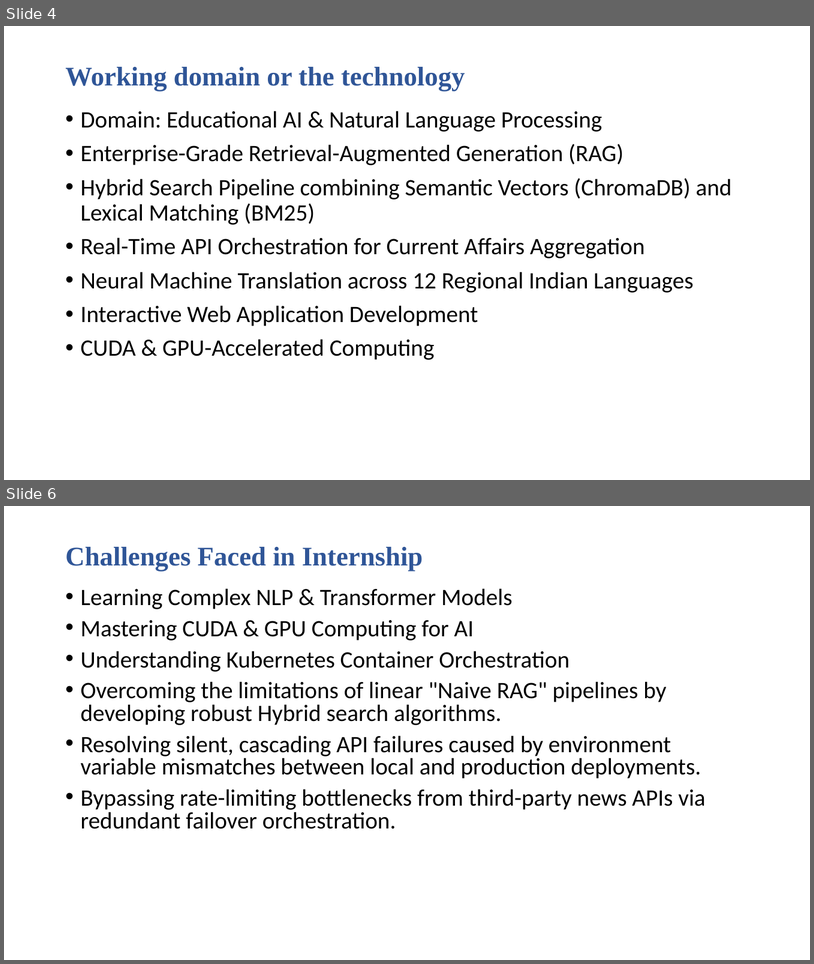
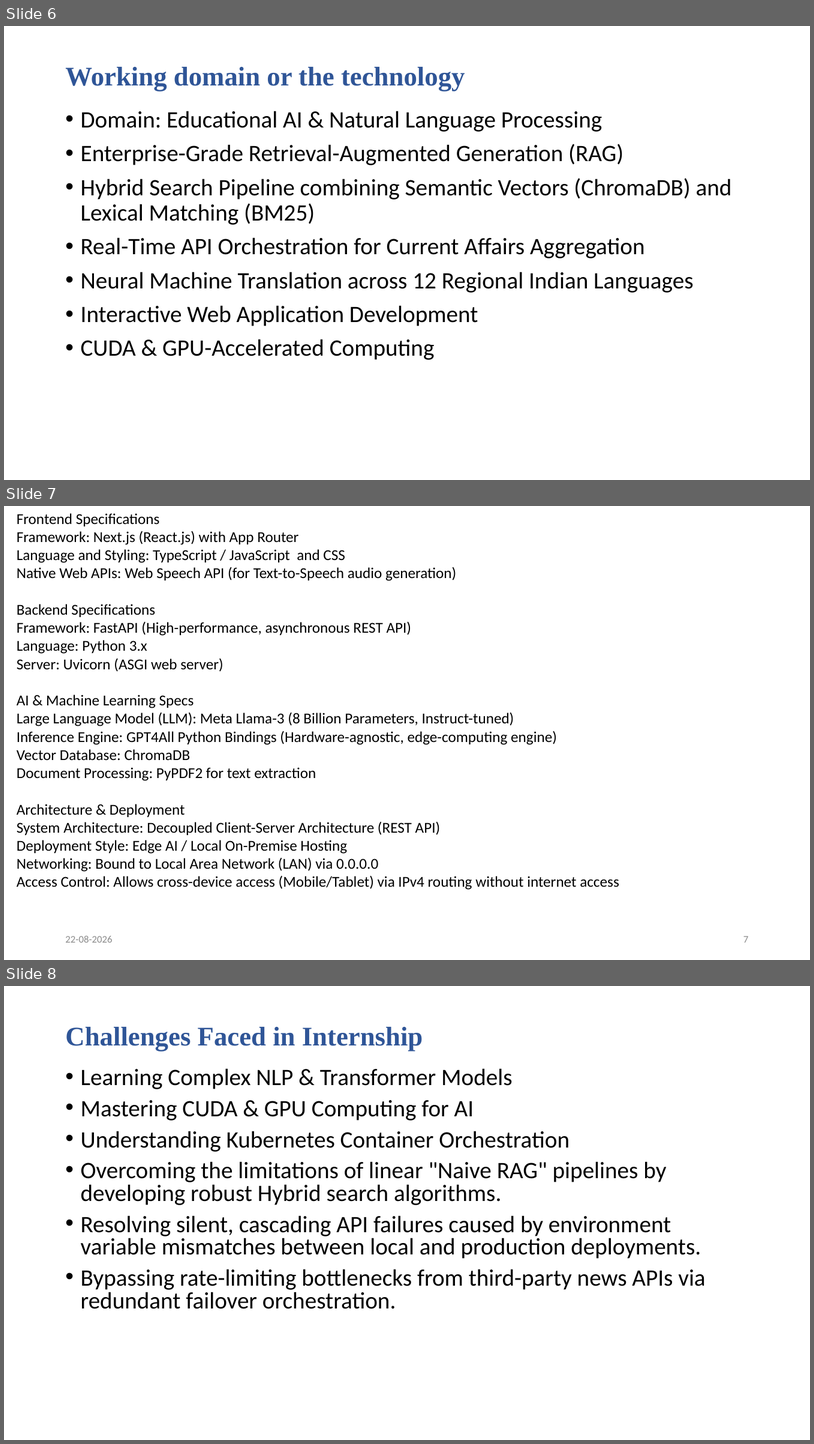
Before and after one commit to ROHAN-BLAZEY/bharat-study-chatbot, a slide deck: Internship Capstone Project/CSS7000-Internship Presentation.pptx. Shown one above the other, each under a label of ours: slides 4 and 6 before the commit, slides 6, 7 and 8 after it; the slides between them are not shown. The pictures are 814x964 and 814x1444 pixels, drawn with LibreOffice and Linux fonts; fonts in the diff are those of the drawing; background and template pictures are left out. Boxes give left, top, right and bottom in pixels: in the first picture for what was removed or moved away, otherwise in the second. Text is boxed around its words. In the diff, an @@ line names an element or a change of style, - is before the commit and + after.

```diff
--- a/Internship Capstone Project/CSS7000-Internship Presentation.pptx
+++ b/Internship Capstone Project/CSS7000-Internship Presentation.pptx
@@ slide 7 added at box(4, 506, 810, 960), background picture (left out) @@
@@ text added at box(17, 513, 620, 889), 18 pt, text #000000 @@
+Frontend Specifications
+Framework: Next.js (React.js) with App Router
+Language and Styling: TypeScript / JavaScript and CSS
+Native Web APIs: Web Speech API (for Text-to-Speech audio generation)
+Backend Specifications
+Framework: FastAPI (High-performance, asynchronous REST API)
+Language: Python 3.x
+Server: Uvicorn (ASGI web server)
+AI & Machine Learning Specs
+Large Language Model (LLM): Meta Llama-3 (8 Billion Parameters, Instruct-tuned)
+Inference Engine: GPT4All Python Bindings (Hardware-agnostic, edge-computing engine)
+Vector Database: ChromaDB
+Document Processing: PyPDF2 for text extraction
+Architecture & Deployment
+System Architecture: Decoupled Client-Server Architecture (REST API)
+Deployment Style: Edge AI / Local On-Premise Hosting
+Networking: Bound to Local Area Network (LAN) via 0.0.0.0
+Access Control: Allows cross-device access (Mobile/Tablet) via IPv4 routing without internet access
@@ text added at box(65, 935, 112, 942), 12 pt, text #8C8C8C @@
+22-08-2026
@@ page number added at box(744, 936, 749, 942), 12 pt, text #8C8C8C @@
+7
@@ what was slide 4 is now slide 6 @@
@@ what was slide 6 is now slide 8 @@
```
Also in this commit, not shown: 1 slide changed, 1 other file.
